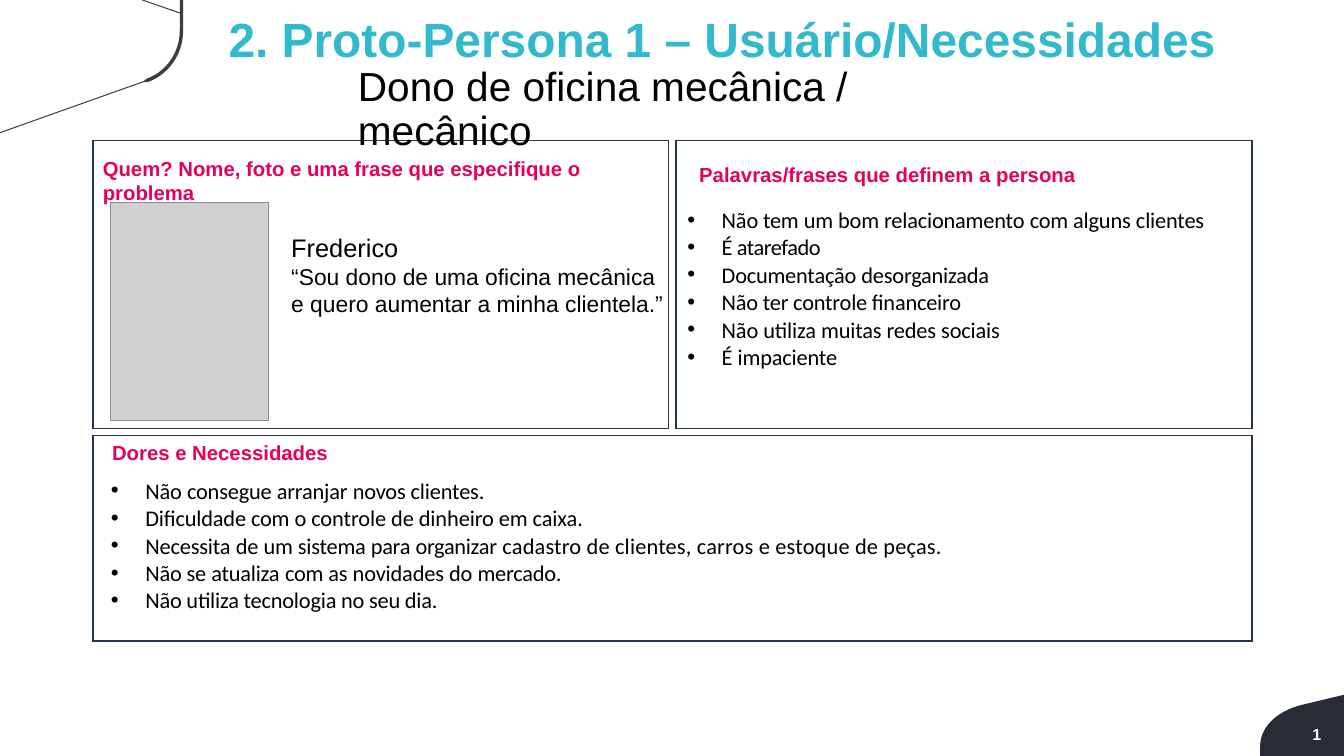
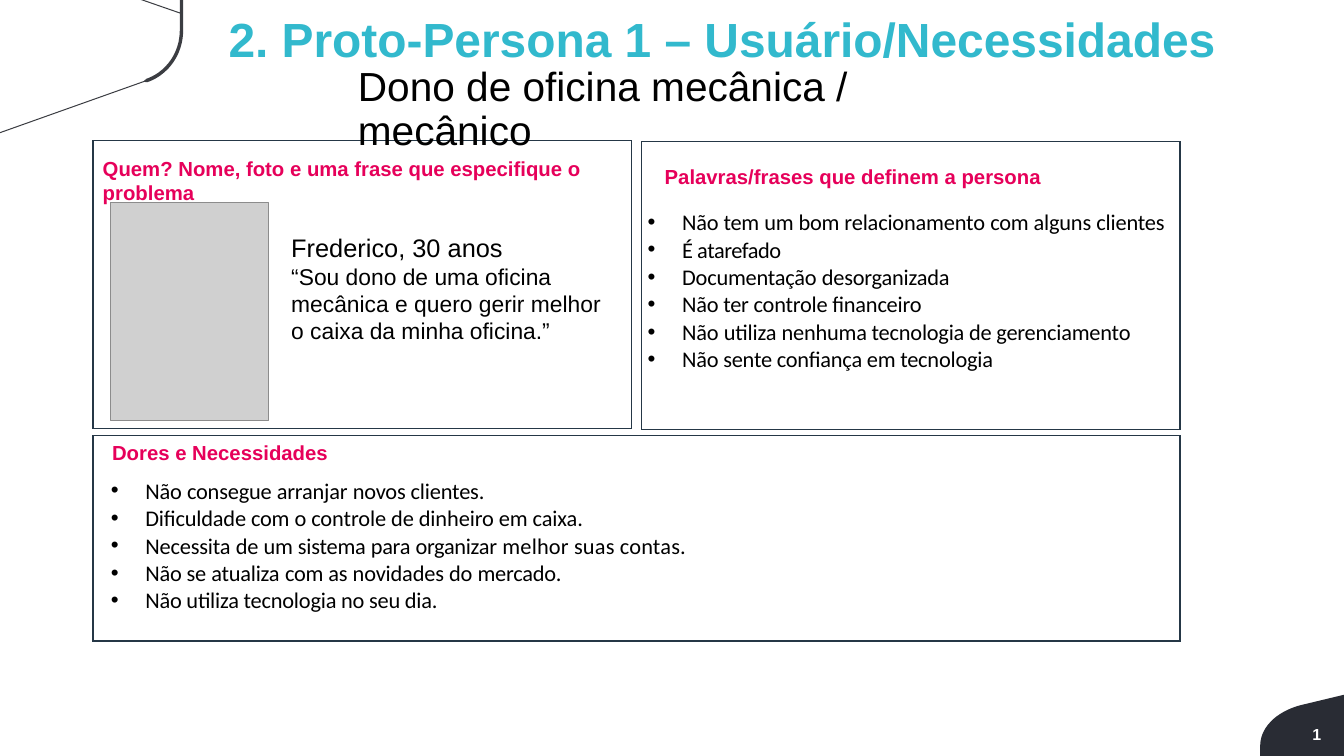
Before and after one commit to Lucassouza849/grupoPi3Semestre, a slide deck: slide 1 of Documentação/Proto Persona/ProtoPersona.pptx. Drawn at 1344x756 pixels with LibreOffice and Linux fonts; fonts in the diff are those of the drawing; grey boxes stand for pictures; background and template pictures are left out. Boxes give left, top, right and bottom in pixels: in the first picture for what was removed or moved away, otherwise in the second. Text is boxed around its words. In the diff, an @@ line names an element or a change of style, - is before the commit and + after.

```diff
--- a/Documentação/Proto Persona/ProtoPersona.pptx
+++ b/Documentação/Proto Persona/ProtoPersona.pptx
@@ rectangle: place and size @@
-rectangle at (93, 140, 668, 429)
+rectangle at (93, 140, 631, 429)
@@ rectangle: place and size @@
-rectangle at (677, 140, 1252, 429)
+rectangle at (641, 142, 1180, 431)
@@ text "Palavras/frases que definem a persona": place and size @@
-text "Palavras/frases que definem a persona" at (699, 167, 1075, 187)
+text "Palavras/frases que definem a persona" at (665, 169, 1041, 189)
@@ text "Não tem um bom relacionamento ...": place and size @@
-text "Não tem um bom relacionamento ..." at (722, 212, 1204, 369)
+text "Não tem um bom relacionamento ..." at (682, 214, 1164, 371)
@@ text at (291, 238, 601, 340): text changed @@
-Frederico
-“Sou dono de uma oficina mecânica e quero aumentar a minha clientela.”
+Frederico, 30 anos
+“Sou dono de uma oficina mecânica e quero gerir melhor o caixa da minha oficina.”
@@ text at (682, 324, 1130, 371): text changed @@
-• Não utiliza muitas redes sociais
-• É impaciente
+• Não utiliza nenhuma tecnologia de gerenciamento
+• Não sente confiança em tecnologia
@@ rectangle: place and size @@
-rectangle at (93, 436, 1252, 641)
+rectangle at (93, 436, 1180, 641)
@@ text at (145, 538, 686, 558): text changed @@
-• Necessita de um sistema para organizar cadastro de clientes, carros e estoque de peças.
+• Necessita de um sistema para organizar melhor suas contas.
```
Also in this commit, not shown: 8 other files.
